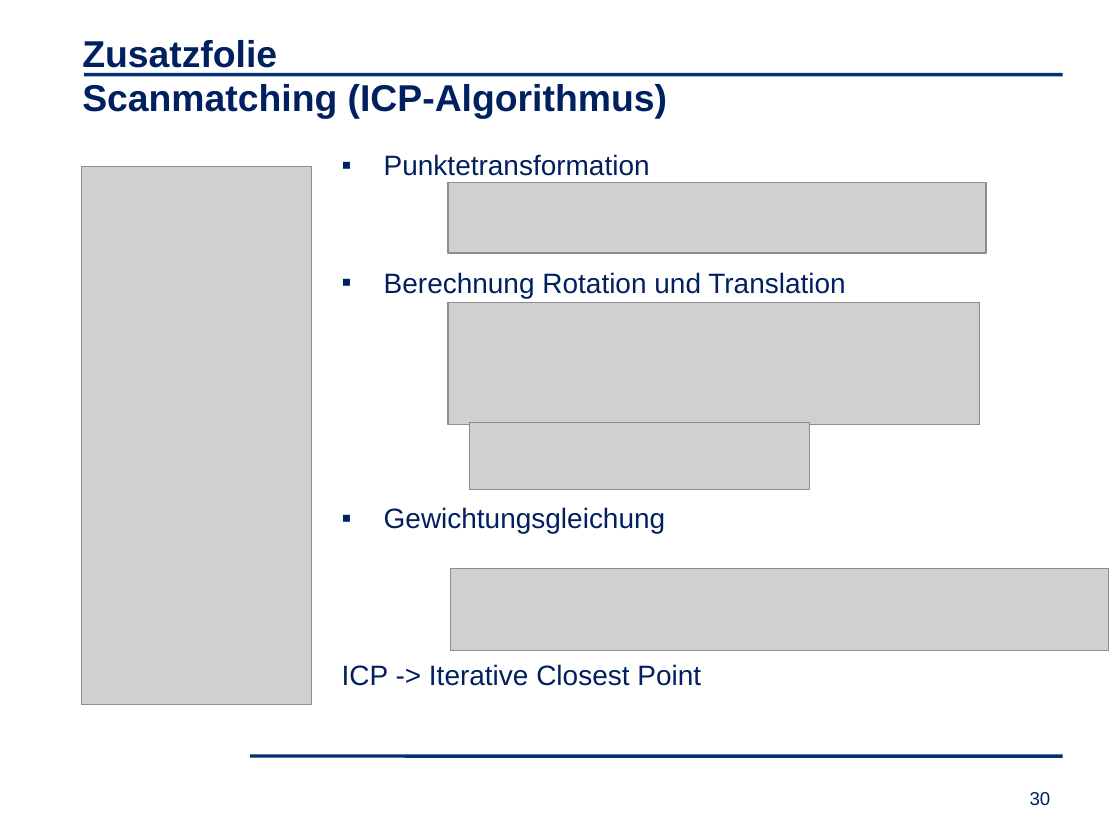
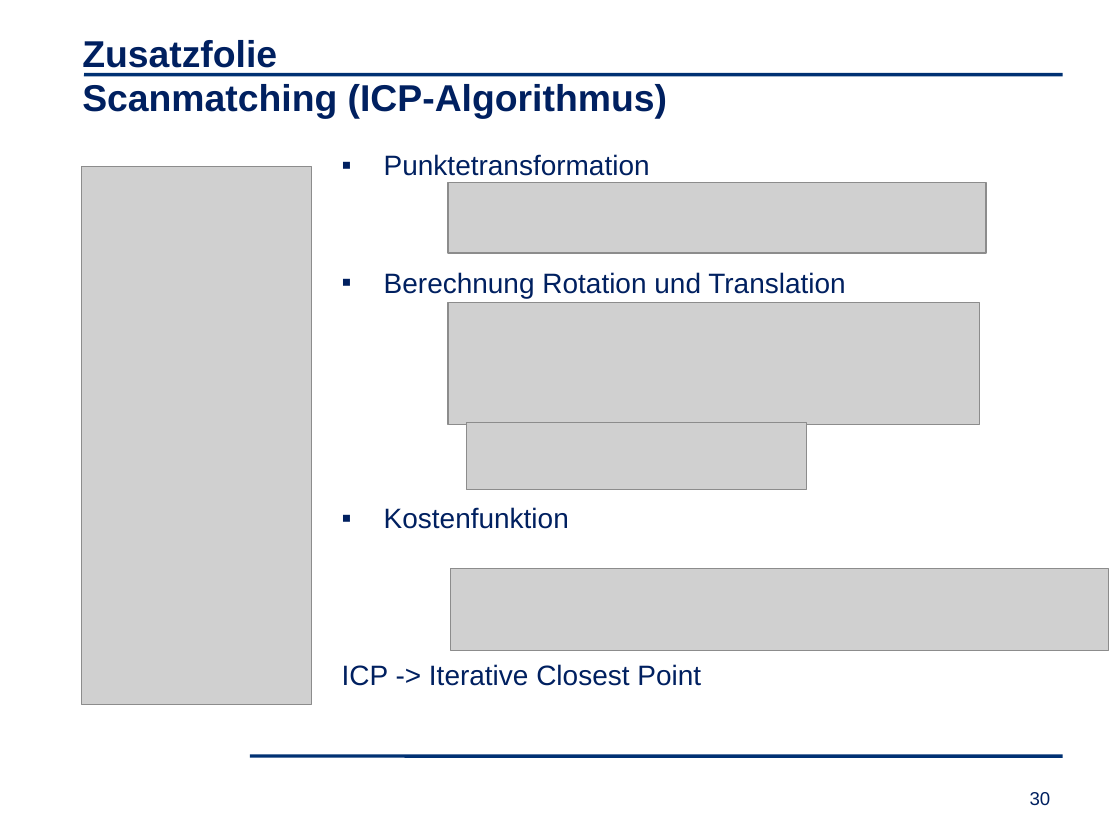
Before and after one commit to matwelter/Abschlusspraesentation, a slide deck: slide 30 of Abschlusspräsentation_LIKE.pptx. Drawn at 1120x840 pixels with LibreOffice and Linux fonts; fonts in the diff are those of the drawing; grey boxes stand for pictures; background and template pictures are left out. Boxes give left, top, right and bottom in pixels: in the first picture for what was removed or moved away, otherwise in the second. Text is boxed around its words. In the diff, an @@ line names an element or a change of style, - is before the commit and + after.

```diff
--- a/Abschlusspräsentation_LIKE.pptx
+++ b/Abschlusspräsentation_LIKE.pptx
@@ picture: place and size @@
-picture at [469, 422, 810, 489]
+picture at [466, 422, 806, 489]
@@ text at [384, 507, 569, 529]: text changed @@
-▪ Gewichtungsgleichung
+▪ Kostenfunktion
```
Also in this commit, not shown: 3 other slides changed.
